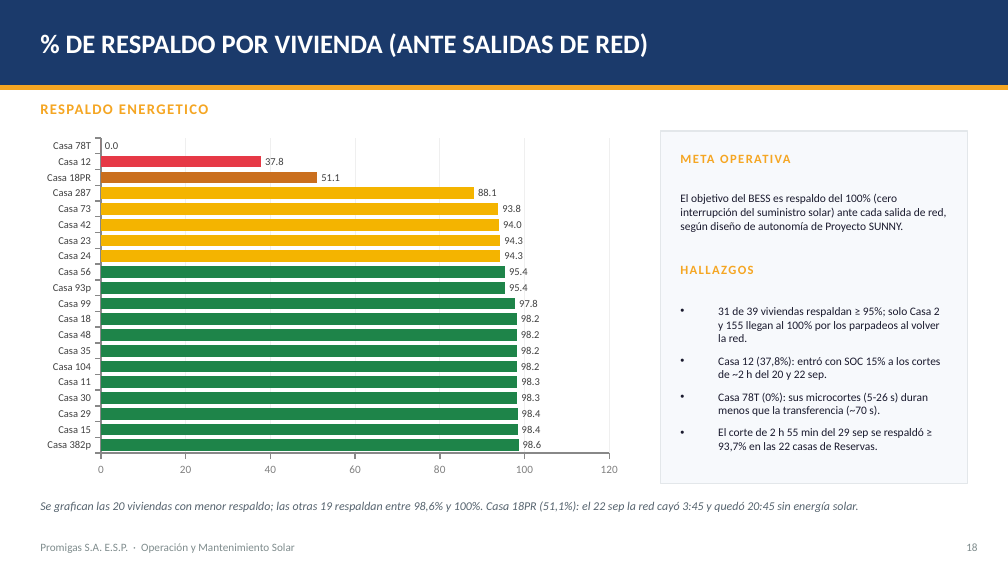
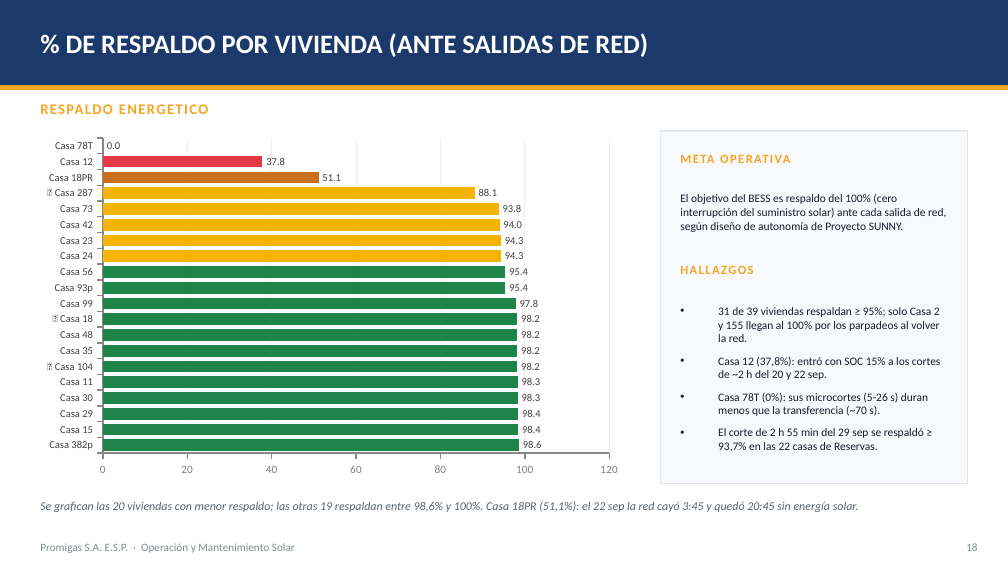
Before and after one commit to ingorozco709/OMSunny, a slide deck: slide 17 of reportes/ProyectoSunny_Reporte_Sep2026.pptx. Drawn at 1008x567 pixels with LibreOffice and Linux fonts; fonts in the diff are those of the drawing. Boxes give left, top, right and bottom in pixels: in the first picture for what was removed or moved away, otherwise in the second. Text is boxed around its words. In the diff, an @@ line names an element or a change of style, - is before the commit and + after.

```diff
--- a/reportes/ProyectoSunny_Reporte_Sep2026.pptx
+++ b/reportes/ProyectoSunny_Reporte_Sep2026.pptx
@@ bar chart at [35,131,630,484] @@
-categories: Casa 382p, Casa 15, Casa 29, Casa 30, Casa 11, Casa 104, Casa 35, Casa 48, Casa 18, Casa 99, Casa 93p, Casa 56, Casa 24, Casa 23, Casa 42, Casa 73, Casa 287, Casa 18PR, Casa 12, Casa 78T
+categories: Casa 382p, Casa 15, Casa 29, Casa 30, Casa 11, 🧳 Casa 104, Casa 35, Casa 48, 🧳 Casa 18, Casa 99, Casa 93p, Casa 56, Casa 24, Casa 23, Casa 42, Casa 73, 🧳 Casa 287, Casa 18PR, Casa 12, Casa 78T
```
Also in this commit, not shown: 8 other slides changed, 1 other file.
